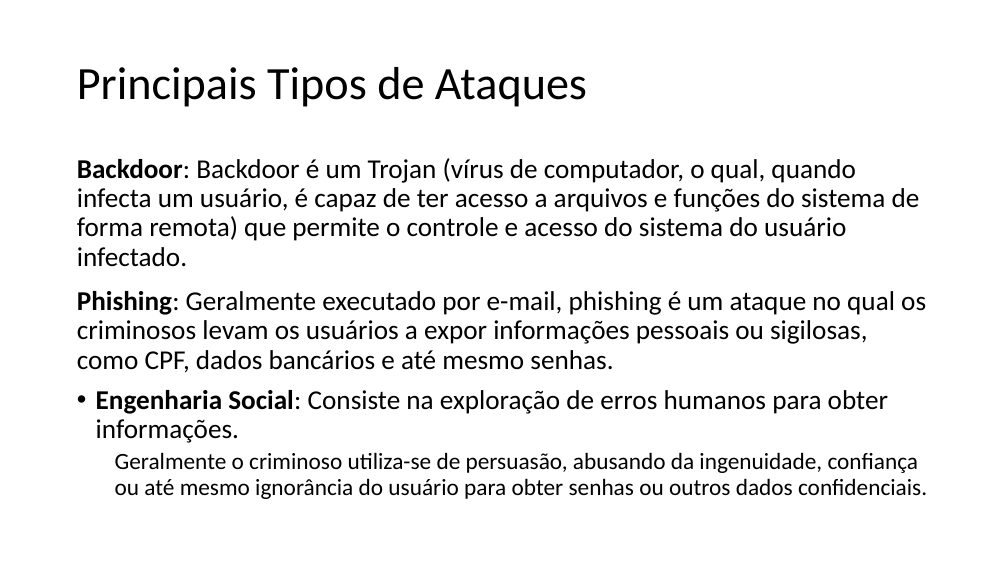
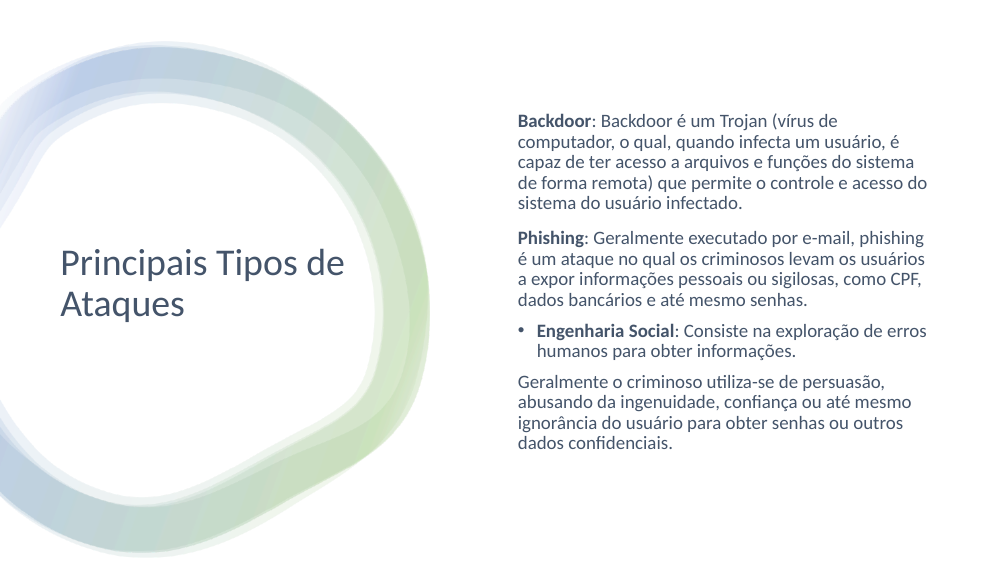
Before and after one commit to Material-IFSP/MPC-4, a slide deck: slide 6 of Apresentação.pptx (slide 5 before the commit). Drawn at 1008x567 pixels with LibreOffice and Linux fonts; fonts in the diff are those of the drawing. Boxes give left, top, right and bottom in pixels: in the first picture for what was removed or moved away, otherwise in the second. Text is boxed around its words. In the diff, an @@ line names an element or a change of style, - is before the commit and + after.

```diff
--- a/Apresentação.pptx
+++ b/Apresentação.pptx
@@ rectangle added at bbox=[0, 0, 1008, 567], fill #FFFFFF @@
@@ group added at bbox=[0, 42, 430, 558]: 4 freeform shapes @@
@@ text "Backdoor: Backdoor é um Trojan ...": place and size @@
-text "Backdoor: Backdoor é um Trojan ..." at bbox=[77, 158, 927, 499]
+text "Backdoor: Backdoor é um Trojan ..." at bbox=[518, 113, 928, 449]
@@ text "Backdoor: Backdoor é um Trojan ..." at bbox=[518, 113, 928, 449]: size 25.9 to 18 pt in "Backdoor: Backdoor é um Trojan (vírus de ..."; text colour #000000 to #44546A; size 22.2 to 18 pt in "Geralmente o criminoso utiliza-se de persuasão, abusando ..."; list level 2 to 1 in "Geralmente o criminoso utiliza-se de ..."; vertical alignment top to middle @@
@@ title "Principais Tipos de Ataques": place and size @@
-title "Principais Tipos de Ataques" at bbox=[77, 67, 587, 107]
+title "Principais Tipos de Ataques" at bbox=[60, 248, 345, 322]
@@ title "Principais Tipos de Ataques" at bbox=[60, 248, 345, 322]: size 44 to 36 pt, text colour #000000 to #44546A @@
```
Also in this commit, not shown: 5 other slides changed, 16 slides added, 6 slides removed.
